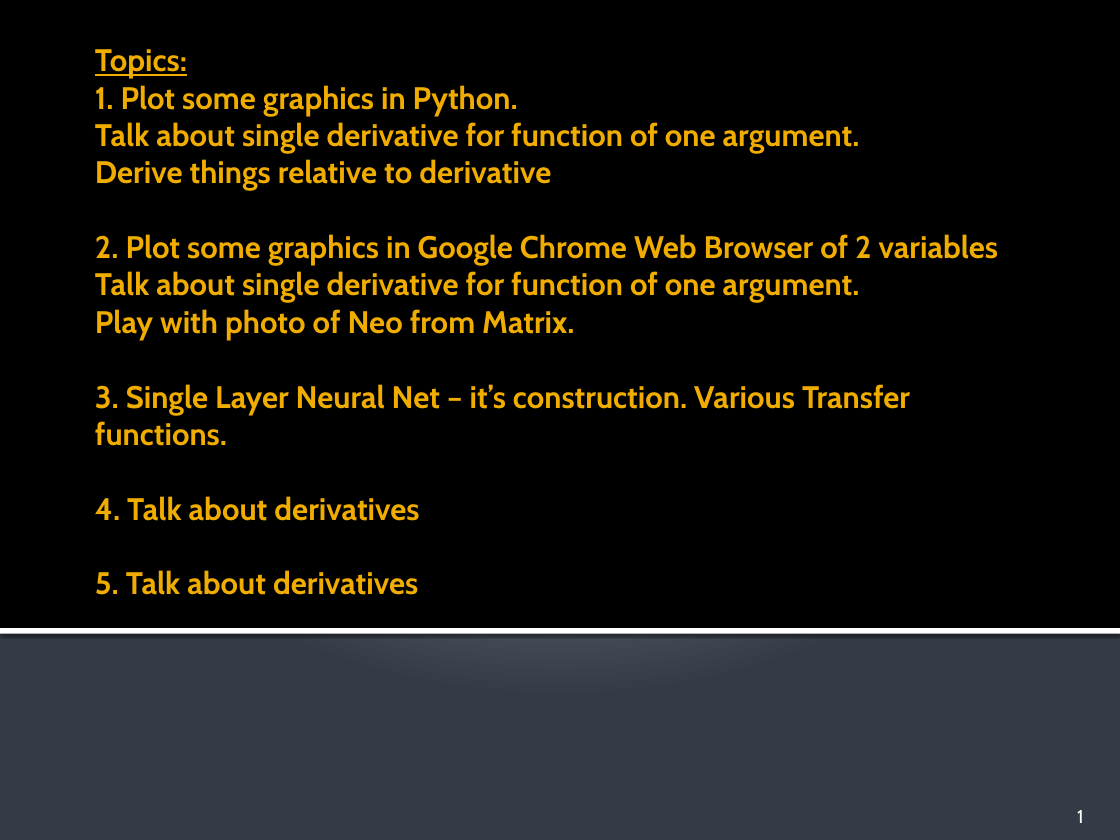
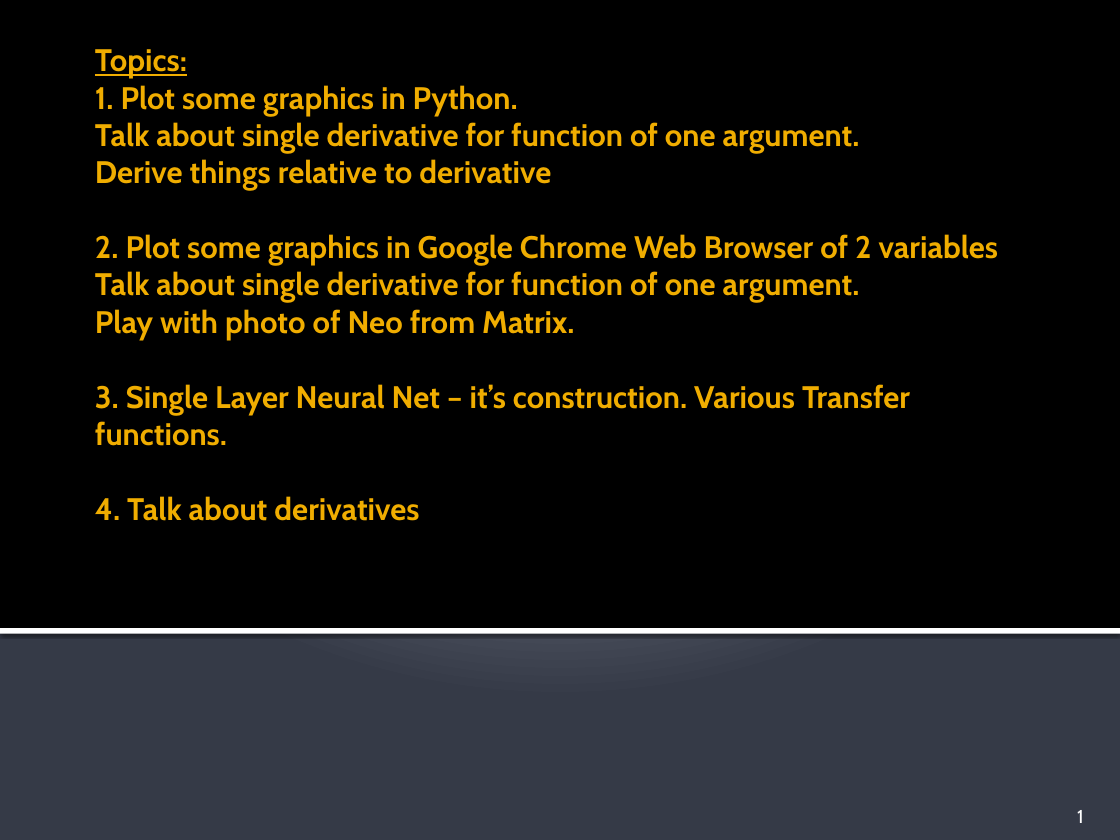
Before and after one commit to kamzolov-opt/libSiriusOpt, a slide deck: slide 1 of lectures/L2_Kostya_Sirius_Single_Layer_NN.pptx. Drawn at 1120x840 pixels with LibreOffice and Linux fonts; fonts in the diff are those of the drawing. Boxes give left, top, right and bottom in pixels: in the first picture for what was removed or moved away, otherwise in the second. Text is boxed around its words. In the diff, an @@ line names an element or a change of style, - is before the commit and + after.

```diff
--- a/lectures/L2_Kostya_Sirius_Single_Layer_NN.pptx
+++ b/lectures/L2_Kostya_Sirius_Single_Layer_NN.pptx
@@ title at (95, 49, 998, 521): text changed @@
-Topics:
-1. Plot some graphics in Python.
-Talk about single derivative for function of one argument.
-Derive things relative to derivative
-2. Plot some graphics in Google Chrome Web Browser of 2 variables
-Talk about single derivative for function of one argument.
-Play with photo of Neo from Matrix.
-3. Single Layer Neural Net – it’s construction. Various Transfer functions.
-4. Talk about derivatives
-5. Talk about derivatives
+Topics:
+1. Plot some graphics in Python.
+Talk about single derivative for function of one argument.
+Derive things relative to derivative
+2. Plot some graphics in Google Chrome Web Browser of 2 variables
+Talk about single derivative for function of one argument.
+Play with photo of Neo from Matrix.
+3. Single Layer Neural Net – it’s construction. Various Transfer functions.
+4. Talk about derivatives
```
Also in this commit, not shown: 3 other files.
